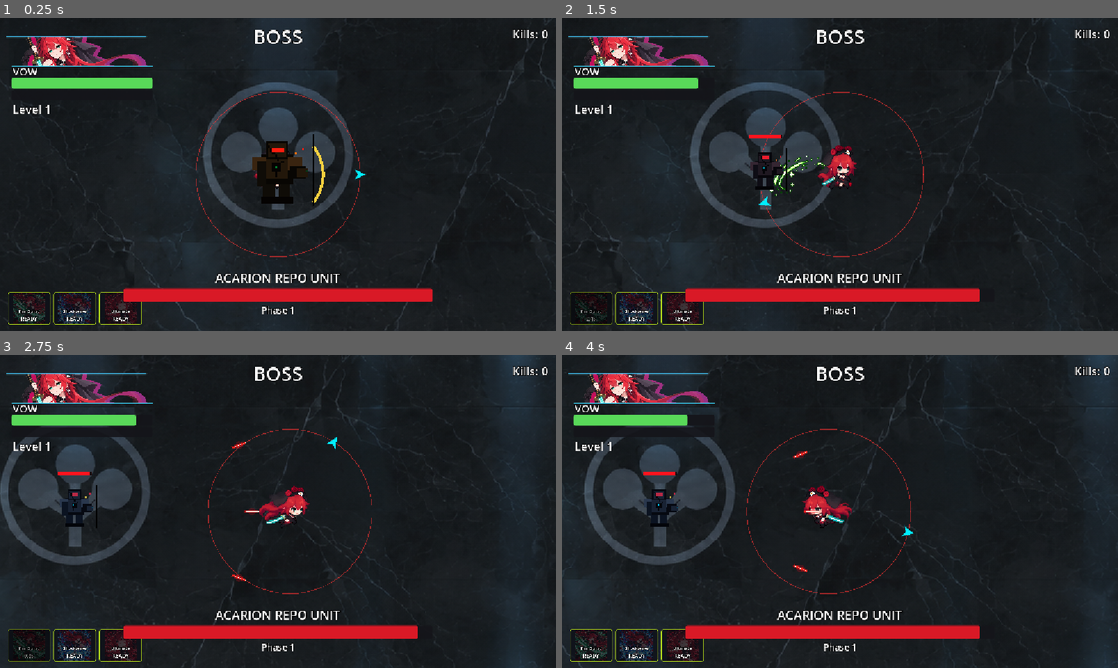
Above: before the commit, frames 1-4 (two rows, left to right).
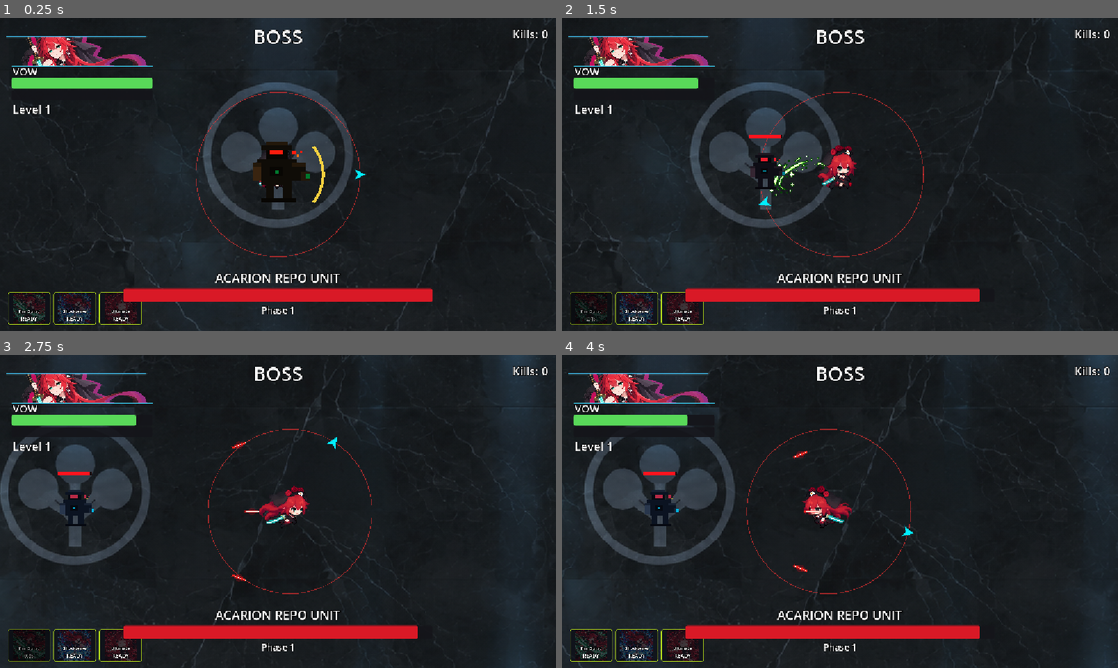
Above: after the commit, the same moments.

Repository: Shaheer-Abbasi/Projekt-Novi
Game: Godot game, scene res://scenes/Levels/2.tscn
Same seed, same stepped clock (60 frames per second), same inputs: the game is played once before the commit and once after it. This scene is started directly instead of the project's main scene. Video files are missing from this copy of the repository; at most half a second of black plays in their place. Sound files missing from this copy of the repository are replaced by a short silence.
Inputs (mouse positions are in pixels of both pictures, inside the frame that each line leads up to):
- Up to frame 1 (0.25 s): no input
- Up to frame 2 (1.5 s): tap Enter at 0.5 s; move the mouse to (962, 158) at 0.52 s; hold D (right) 0.53-1.25 s; tap 1 (ability_1) at 0.6 s; click (962, 158) at 0.67 s; drag from (728, 190) to (812, 237) at 1.27 s
- Up to frame 3 (2.75 s): move the mouse to (333, 442) at 2.02 s; hold D (right) from 2.03 s (still down); tap Shift (ability_3) at 2.1 s
- Up to frame 4 (4 s): release D (right) at 2.75 s; drag from (812, 574) to (806, 442) at 2.77 s; move the mouse to (1006, 558) at 3.52 s; hold A (left) from 3.53 s (still down); tap R at 3.6 s

The runs differ from the first frame. In frame 1, 0.6% of the frame differs, in the area x 45-57%, y 37-60%; in frame 2, 0.2%; in frame 3, 0.2%; in frame 4, 0.2%.

Commit message:
Load cracked Acarion SVG sprite

Diff:
--- a/projekt-novi/scripts/Temp_Scripts/acarion_repo_unit.gd
+++ b/projekt-novi/scripts/Temp_Scripts/acarion_repo_unit.gd
@@ -65,7 +65,7 @@
 
 func _setup_boss_visual() -> void:
 	scale = Vector2.ONE
-	var cracked := load("res://assets/Enemies/acarion_repo_unit_cracked.png") as Texture2D
+	var cracked := load("res://assets/Enemies/acarion_repo_unit_cracked.svg") as Texture2D
 	if cracked != null:
 		sprite.texture = cracked
 	sprite.visible = true
